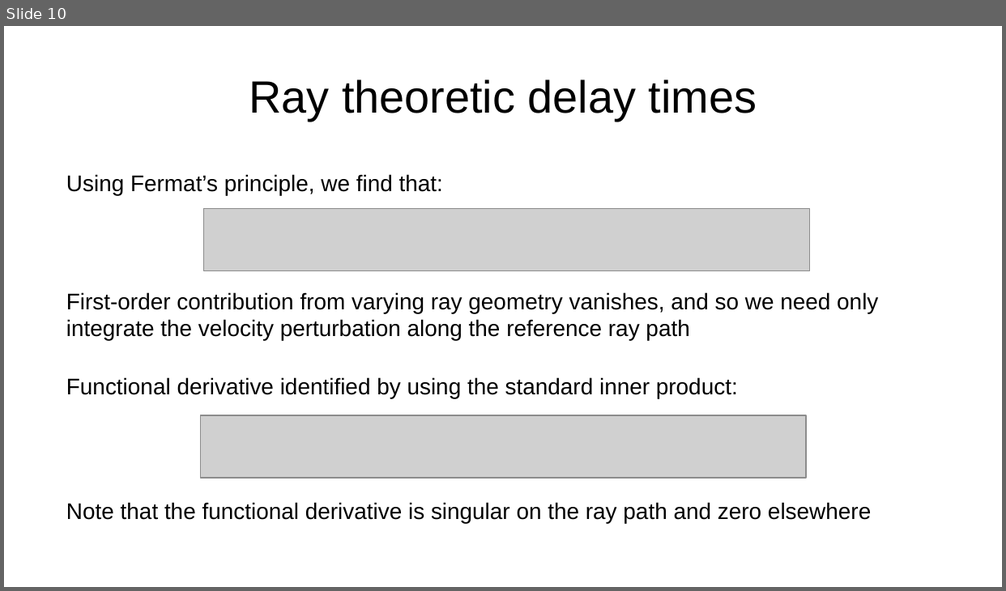
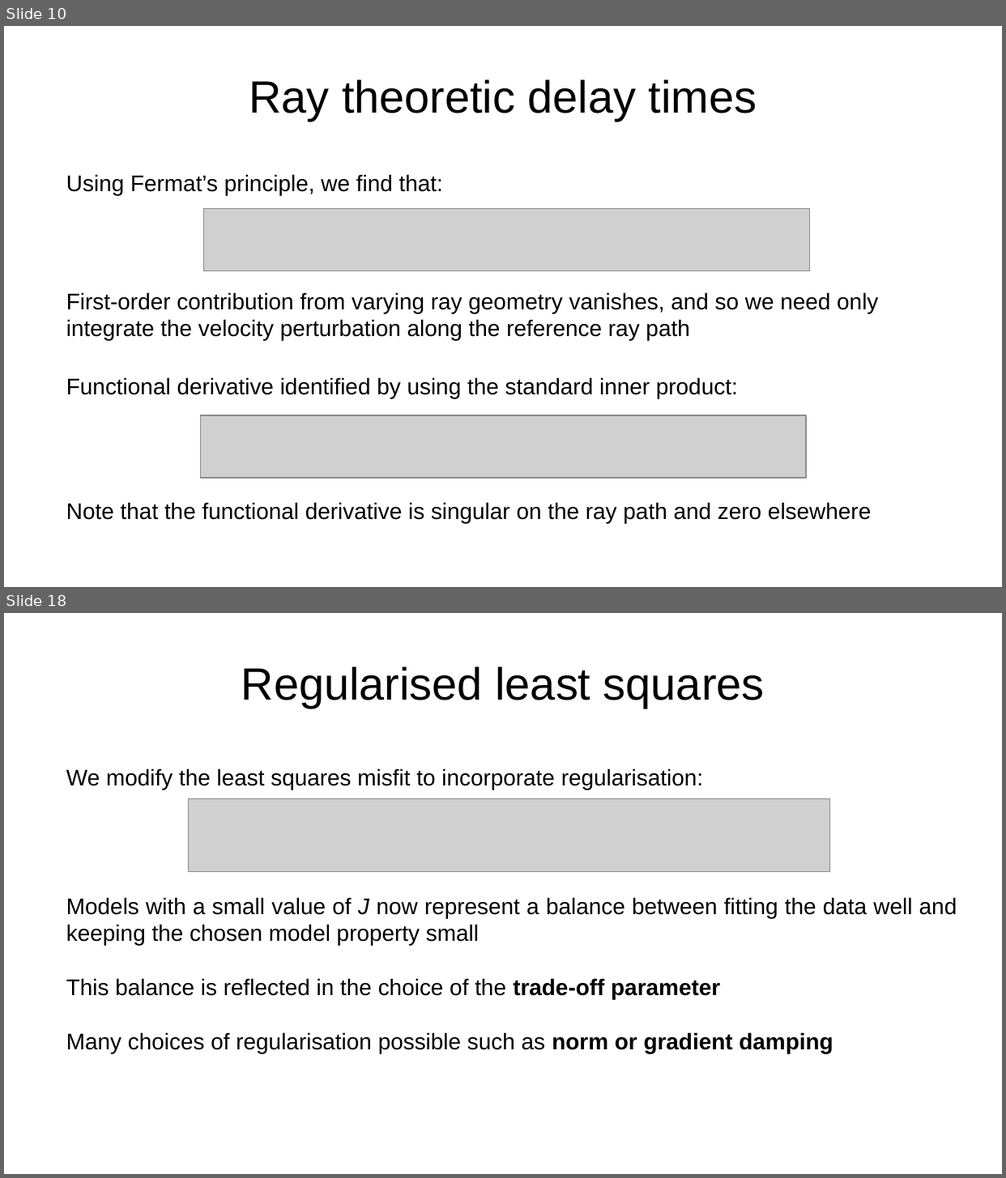
Before and after one commit to da380/PEPLectures, a slide deck: slides/slides7.odp. Shown one above the other, each under a label of ours: slide 10 before the commit, slides 10 and 18 after it; the slides between them are not shown. The pictures are 1006x591 and 1006x1178 pixels, drawn with LibreOffice and Linux fonts; fonts in the diff are those of the drawing; grey boxes stand for pictures. Boxes give left, top, right and bottom in pixels: in the first picture for what was removed or moved away, otherwise in the second. Text is boxed around its words. In the diff, an @@ line names an element or a change of style, - is before the commit and + after.

```diff
--- a/slides/slides7.odp
+++ b/slides/slides7.odp
@@ slide 18 added at (x1=4, y1=613, x2=1002, y2=1174), background #FFFFFF @@
@@ title added at (x1=241, y1=666, x2=765, y2=708), 36 pt, text #000000 @@
+Regularised least squares
@@ text added at (x1=66, y1=769, x2=703, y2=790), 18 pt, text #000000 @@
+We modify the least squares misfit to incorporate regularisation:
@@ picture added at (x1=188, y1=799, x2=830, y2=872) @@
@@ text added at (x1=66, y1=897, x2=957, y2=1054), 18 pt, text #000000 @@
+Models with a small value of J now represent a balance between fitting the data well and keeping the chosen model property small
+This balance is reflected in the choice of the trade-off parameter
+Many choices of regularisation possible such as norm or gradient damping
```
Also in this commit, not shown: 1 slide changed, 18 other slides added, 3 other files.
